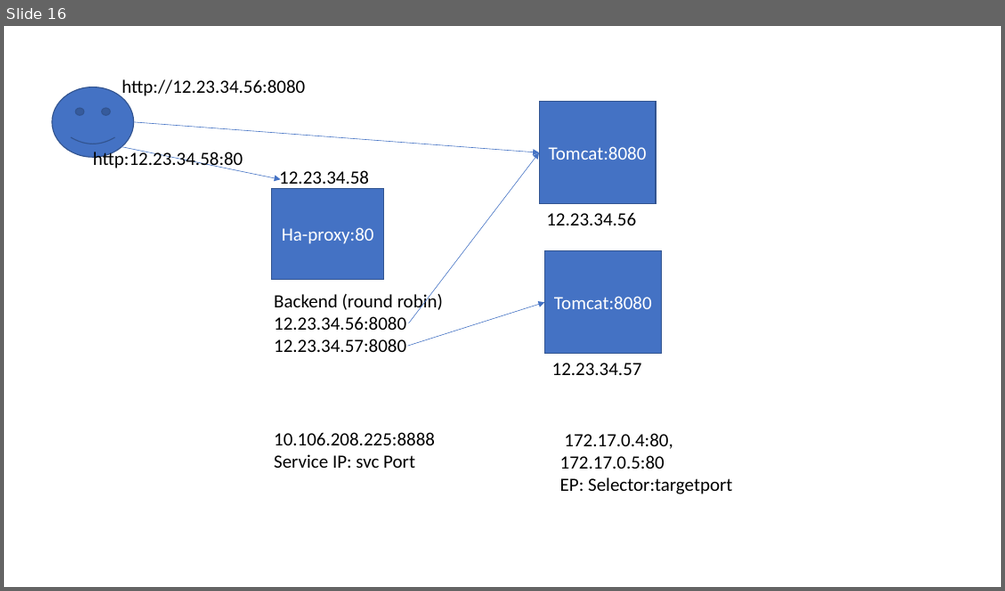
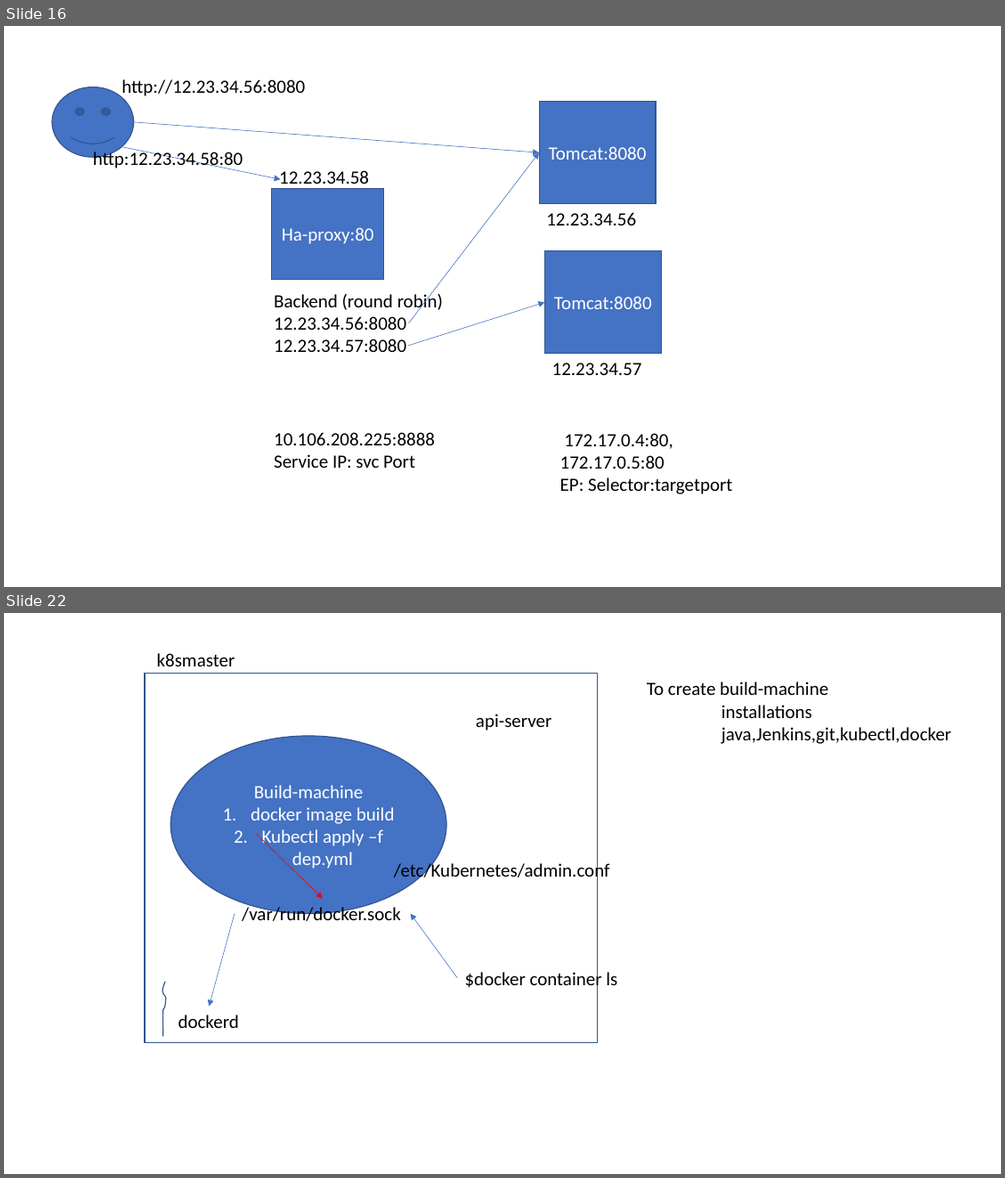
Before and after one commit to AdityaSP/uni-sep12-docker, a slide deck: rough-diag.pptx. Shown one above the other, each under a label of ours: slide 16 before the commit, slides 16 and 22 after it; the slides between them are not shown. The pictures are 1005x591 and 1005x1178 pixels, drawn with LibreOffice and Linux fonts; fonts in the diff are those of the drawing. Boxes give left, top, right and bottom in pixels: in the first picture for what was removed or moved away, otherwise in the second. Text is boxed around its words. In the diff, an @@ line names an element or a change of style, - is before the commit and + after.

```diff
--- a/rough-diag.pptx
+++ b/rough-diag.pptx
@@ slide 22 added at bbox=[4, 613, 1001, 1174], background #FFFFFF @@
@@ text added at bbox=[157, 653, 235, 666], 18 pt, text #000000 @@
+k8smaster
@@ rectangle added at bbox=[145, 674, 598, 1043], outline #325491 1 pt @@
@@ text added at bbox=[647, 682, 951, 744], 18 pt, text #000000 @@
+To create build-machine
+installations
+java,Jenkins,git,kubectl,docker
@@ text added at bbox=[476, 714, 551, 730], 18 pt, text #000000 @@
+api-server
@@ ellipse added at bbox=[170, 736, 446, 914], fill #4472C4, outline #325491 1 pt, 18 pt, text #FFFFFF @@
+Build-machine
+1. docker image build
+2. Kubectl apply –f dep.yml
@@ arrow added from (257, 834) to (323, 899), #FF0000 0.5 pt @@
@@ text added at bbox=[394, 860, 610, 882], 18 pt, text #000000 @@
+/etc/Kubernetes/admin.conf
@@ text added at bbox=[242, 905, 401, 921], 18 pt, text #000000 @@
+/var/run/docker.sock
@@ arrow added from (235, 914) to (209, 1006), #4472C4 0.5 pt @@
@@ arrow added from (457, 978) to (411, 914), #4472C4 0.5 pt @@
@@ freeform shape added at bbox=[162, 981, 166, 1037], outline #325491 1 pt @@
@@ text added at bbox=[465, 969, 617, 990], 18 pt, text #000000 @@
+$docker container ls
@@ text added at bbox=[178, 1014, 239, 1028], 18 pt, text #000000 @@
+dockerd
```
Also in this commit, not shown: 1 slide changed, 6 other slides added.
